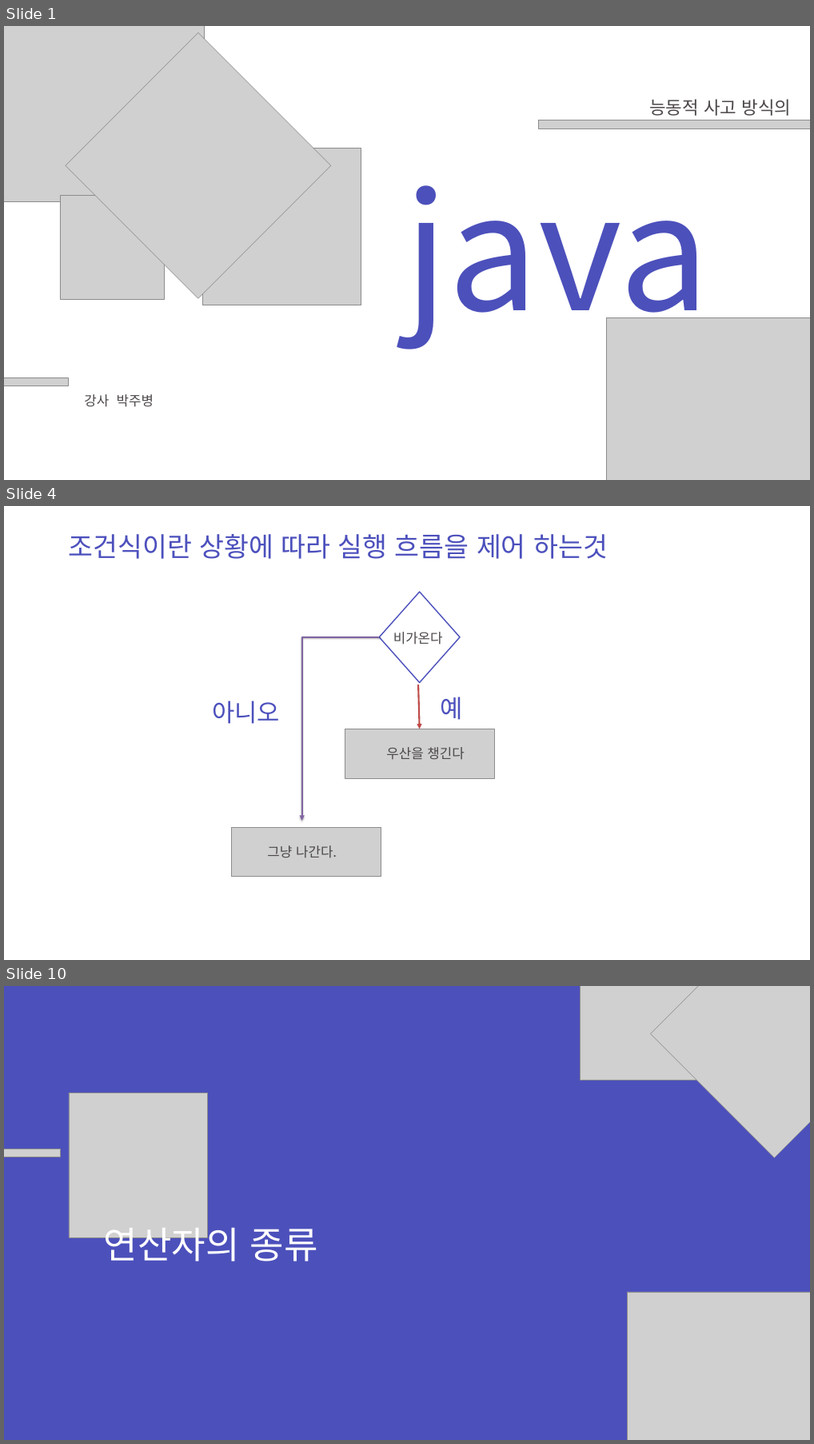
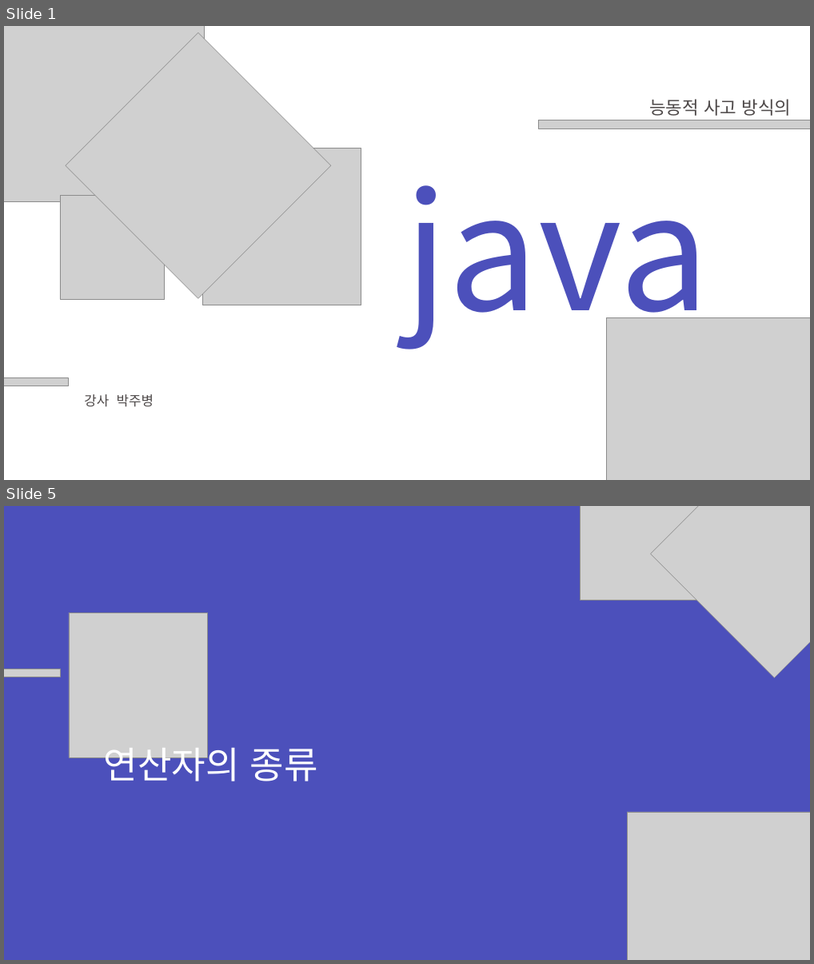
Before and after one commit to zest132/JavaLecture, a slide deck: JavaLecture/LectureFile/java 3강.pptx. Shown one above the other, each under a label of ours: slides 1, 4 and 10 before the commit, slides 1 and 5 after it; the slides between them are not shown. The pictures are 814x1444 and 814x964 pixels, drawn with LibreOffice and Linux fonts; fonts in the diff are those of the drawing; grey boxes stand for pictures. Boxes give left, top, right and bottom in pixels: in the first picture for what was removed or moved away, otherwise in the second. Text is boxed around its words. In the diff, an @@ line names an element or a change of style, - is before the commit and + after.

```diff
--- a/JavaLecture/LectureFile/java 3강.pptx
+++ b/JavaLecture/LectureFile/java 3강.pptx
@@ slide 4 removed at [4,506,810,960], background #FFFFFF @@
@@ text removed at [69,534,608,559] @@
-조건식이란 상황에 따라 실행 흐름을 제어 하는것
@@ diamond removed at [379,592,460,682] @@
@@ elbow arrow removed from (378, 638) to (302, 820) @@
@@ text removed at [394,632,443,644] @@
-비가온다
@@ arrow removed from (418, 684) to (420, 729) @@
@@ text removed at [441,696,463,720] @@
-예
@@ text removed at [212,700,280,724] @@
-아니오
@@ picture removed at [345,729,494,778] @@
@@ text removed at [386,747,464,759] @@
-우산을 챙긴다
@@ picture removed at [231,827,381,876] @@
@@ text removed at [267,845,337,857] @@
-그냥 나간다.
@@ what was slide 10 is now slide 5 @@
```
Also in this commit, not shown: 1 slide changed, 2 slides added, 6 other slides removed, 2 other files.
